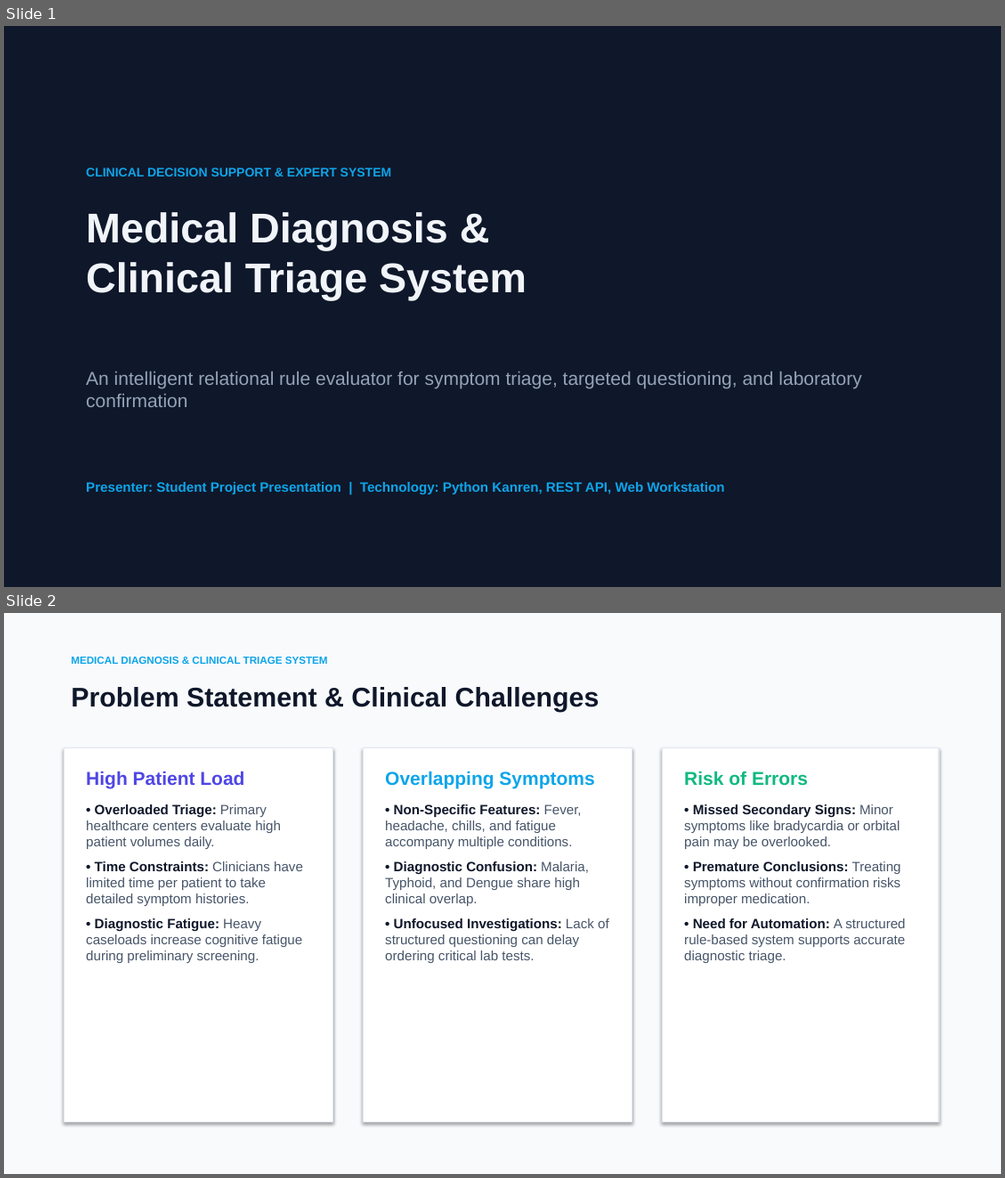
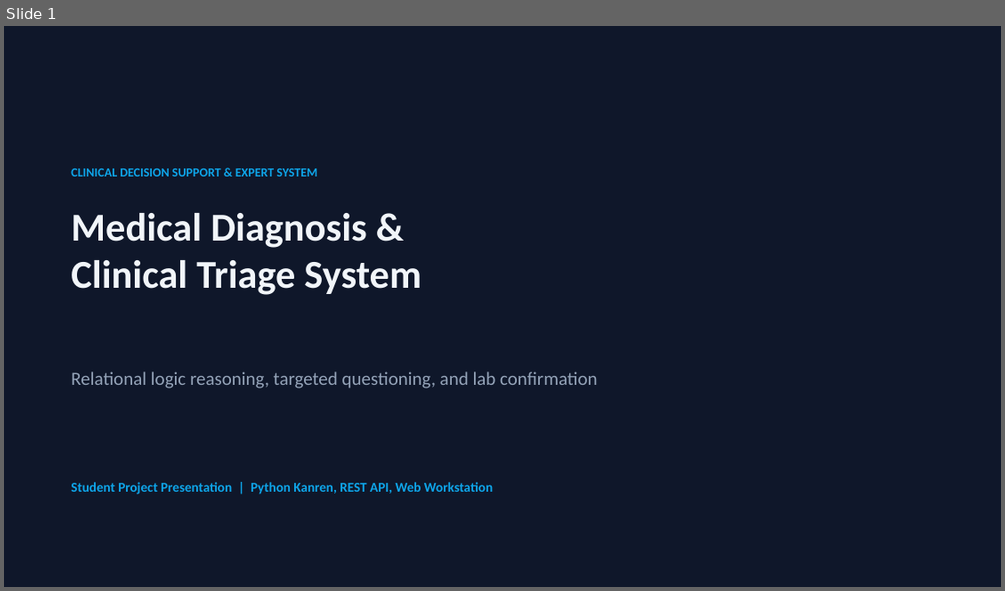
Before and after one commit to wmmandela/medical_diagnosis, a slide deck: presentation/Medical_Diagnosis_System_Presentation.pptx. Shown one above the other, each under a label of ours: slides 1 and 2 before the commit, slide 1 after it. The pictures are 1005x1178 and 1005x591 pixels, drawn with LibreOffice and Linux fonts; fonts in the diff are those of the drawing. Boxes give left, top, right and bottom in pixels: in the first picture for what was removed or moved away, otherwise in the second. Text is boxed around its words. In the diff, an @@ line names an element or a change of style, - is before the commit and + after.

Commit message:
docs: enrich presentation slides with live application UI screenshots, colors, and interactive controls

```diff
--- a/presentation/Medical_Diagnosis_System_Presentation.pptx
+++ b/presentation/Medical_Diagnosis_System_Presentation.pptx
@@ slide 2 removed at (4,613,1001,1174), background #F8FAFC @@
@@ text removed at (71,657,328,664) @@
-MEDICAL DIAGNOSIS & CLINICAL TRIAGE SYSTEM
@@ text removed at (71,687,599,712) @@
-Problem Statement & Clinical Challenges
@@ rectangle removed at (64,747,333,1121) @@
@@ text removed at (86,771,303,963) @@
-High Patient Load
-• Overloaded Triage: Primary healthcare centers evaluate high patient volumes daily.
-• Time Constraints: Clinicians have limited time per patient to take detailed symptom histories.
-• Diagnostic Fatigue: Heavy caseloads increase cognitive fatigue during preliminary screening.
@@ rectangle removed at (363,747,632,1121) @@
@@ text removed at (385,771,609,963) @@
-Overlapping Symptoms
-• Non-Specific Features: Fever, headache, chills, and fatigue accompany multiple conditions.
-• Diagnostic Confusion: Malaria, Typhoid, and Dengue share high clinical overlap.
-• Unfocused Investigations: Lack of structured questioning can delay ordering critical lab tests.
@@ rectangle removed at (662,747,938,1121) @@
@@ text removed at (684,771,905,963) @@
-Risk of Errors
-• Missed Secondary Signs: Minor symptoms like bradycardia or orbital pain may be overlooked.
-• Premature Conclusions: Treating symptoms without confirmation risks improper medication.
-• Need for Automation: A structured rule-based system supports accurate diagnostic triage.
@@ slide 1 changed as well @@
@@ text "CLINICAL DECISION SUPPORT & EXPERT ...": place and size @@
-text "CLINICAL DECISION SUPPORT & EXPERT ..." at (86,168,391,176)
+text "CLINICAL DECISION SUPPORT & EXPERT ..." at (71,168,317,176)
@@ text "CLINICAL DECISION SUPPORT & EXPERT ..." at (71,168,317,176): font Arial to Calibri @@
@@ text "Medical Diagnosis & Clinical Triage ...": place and size @@
-text "Medical Diagnosis & Clinical Triage ..." at (86,212,526,301)
+text "Medical Diagnosis & Clinical Triage ..." at (71,213,421,295)
@@ text "Medical Diagnosis & Clinical Triage ..." at (71,213,421,295): size 40 to 38 pt, font Arial to Calibri @@
@@ text at (71,371,598,388): text changed; font Arial to Calibri @@
-An intelligent relational rule evaluator for symptom triage, targeted questioning, and laboratory confirmation
+Relational logic reasoning, targeted questioning, and lab confirmation
@@ text at (71,482,493,494): text changed; font Arial to Calibri @@
-Presenter: Student Project Presentation | Technology: Python Kanren, REST API, Web Workstation
+Student Project Presentation | Python Kanren, REST API, Web Workstation
```
Also in this commit, not shown: 3 other slides changed, 2 slides added, 6 other slides removed, 1 other file.
